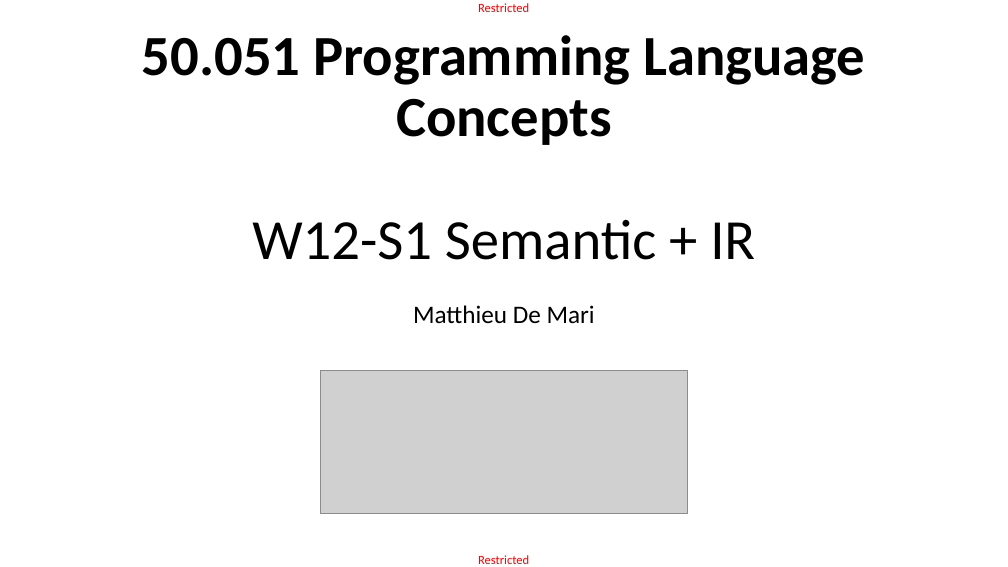
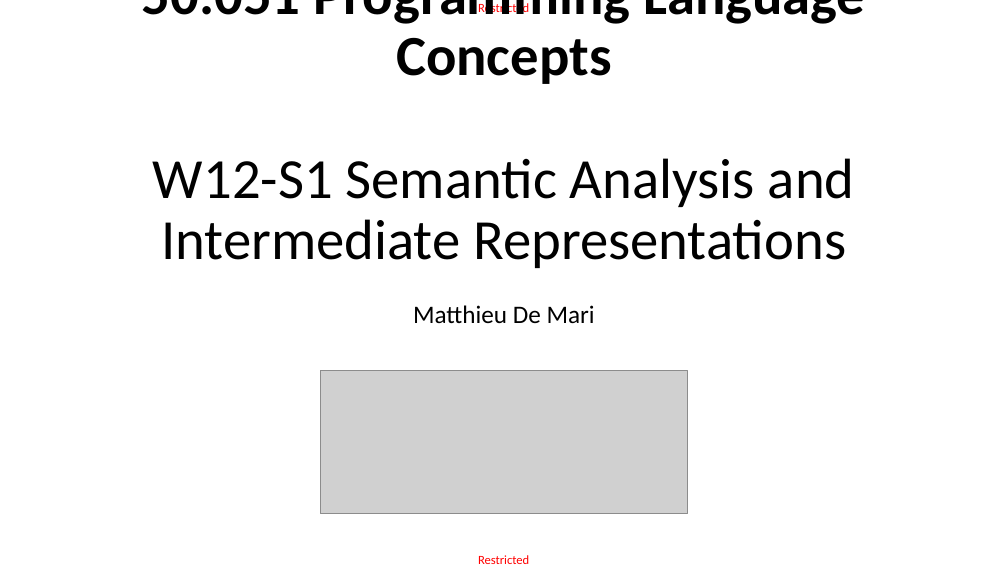
Before and after one commit to matthieudemari/SUTD_PLC_50_051, a slide deck: slide 1 of W12/W12S1/W12S1.pptx. Drawn at 1008x567 pixels with LibreOffice and Linux fonts; fonts in the diff are those of the drawing; grey boxes stand for pictures. Boxes give left, top, right and bottom in pixels: in the first picture for what was removed or moved away, otherwise in the second. Text is boxed around its words. In the diff, an @@ line names an element or a change of style, - is before the commit and + after.

Commit message:
Final corrections to W11 matrerials + W12S1 semantic analysis begin.

```diff
--- a/W12/W12S1/W12S1.pptx
+++ b/W12/W12S1/W12S1.pptx
@@ title at (142,0,865,268): text changed; bold off @@
-50.051 Programming Language Concepts
-W12-S1 Semantic + IR
+50.051 Programming Language Concepts
+W12-S1 Semantic Analysis and Intermediate Representations
```
Also in this commit, not shown: 66 slides added, 2 other files.
